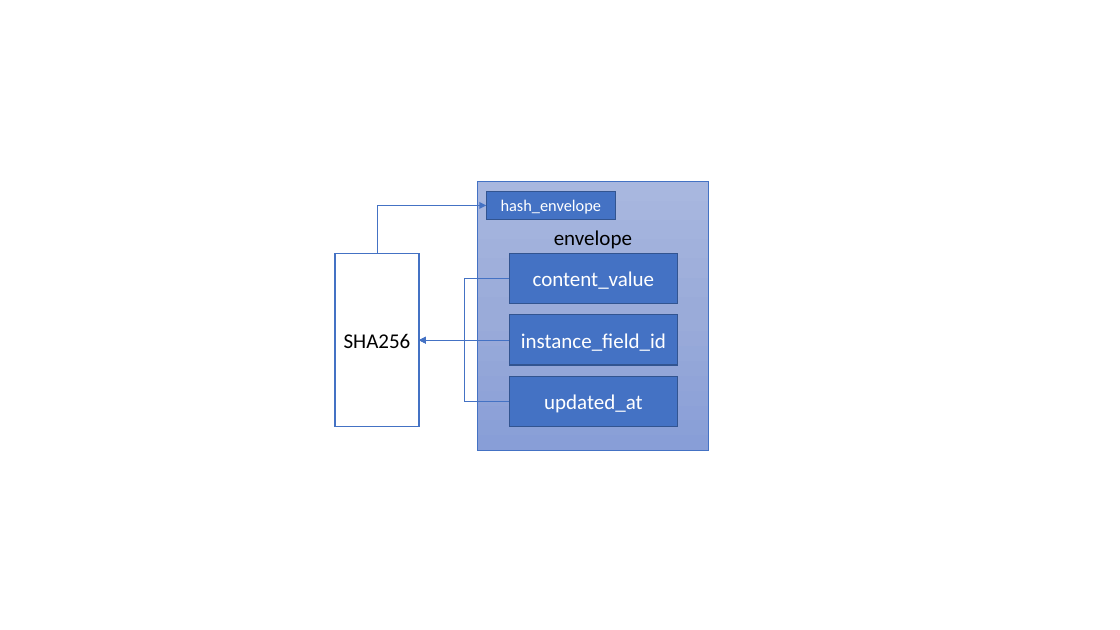
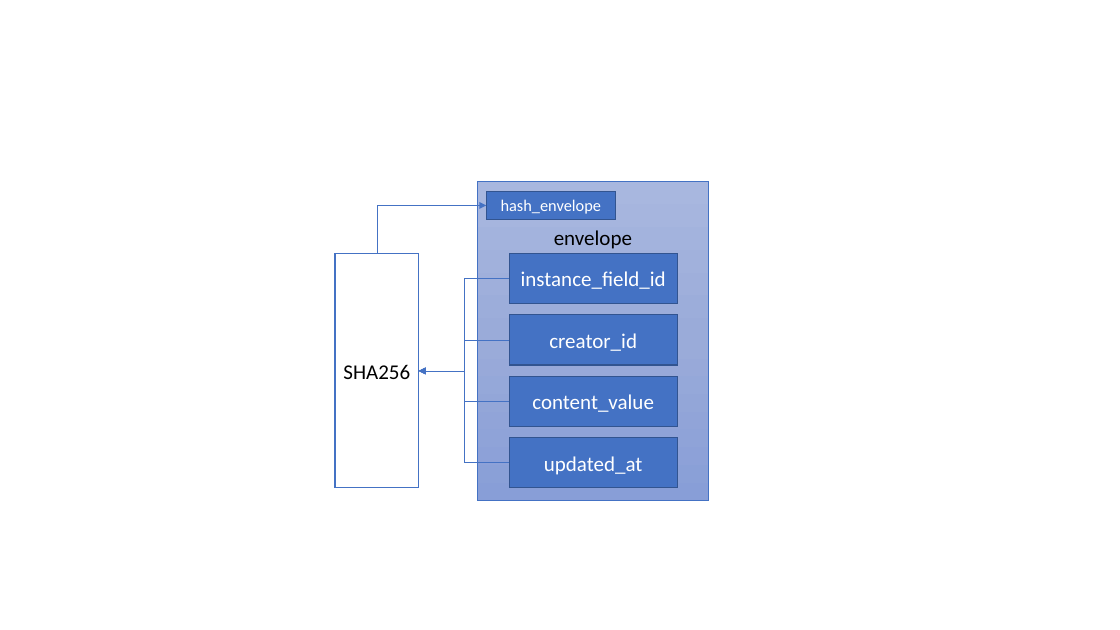
Before and after one commit to Phamsianh/diplomova_prace, a slide deck: slide 4 of documentation/git + blockchain inspiration.pptx. Drawn at 1120x630 pixels with LibreOffice and Linux fonts; fonts in the diff are those of the drawing. Boxes give left, top, right and bottom in pixels: in the first picture for what was removed or moved away, otherwise in the second. Text is boxed around its words. In the diff, an @@ line names an element or a change of style, - is before the commit and + after.

```diff
--- a/documentation/git + blockchain inspiration.pptx
+++ b/documentation/git + blockchain inspiration.pptx
@@ rectangle "envelope" resized from (x1=477, y1=181, x2=709, y2=450) to (x1=477, y1=181, x2=709, y2=500) @@
@@ rectangle "SHA256" resized from (x1=335, y1=254, x2=419, y2=426) to (x1=335, y1=254, x2=419, y2=488) @@
@@ elbow arrow moved from (510, 279) - (419, 340) to (509, 279) - (419, 371) @@
@@ text in rectangle at (x1=521, y1=271, x2=666, y2=289): text changed @@
-content_value
+instance_field_id
@@ elbow arrow moved from (510, 340) - (419, 340) to (509, 340) - (419, 371) @@
@@ text in rectangle at (x1=549, y1=333, x2=637, y2=351): text changed @@
-instance_field_id
+creator_id
@@ elbow arrow moved from (510, 402) - (419, 340) to (509, 402) - (419, 371) @@
@@ elbow arrow added from (509, 463) to (419, 371), #4472C4 0.5 pt @@
@@ rectangle added at (x1=509, y1=376, x2=677, y2=427), fill #4472C4, outline #325491 1 pt, 18 pt, text #FFFFFF @@
+content_value
@@ rectangle "updated_at" moved from (x1=510, y1=376, x2=678, y2=427) to (x1=509, y1=438, x2=677, y2=488) @@
```
Also in this commit, not shown: 4 other files.
